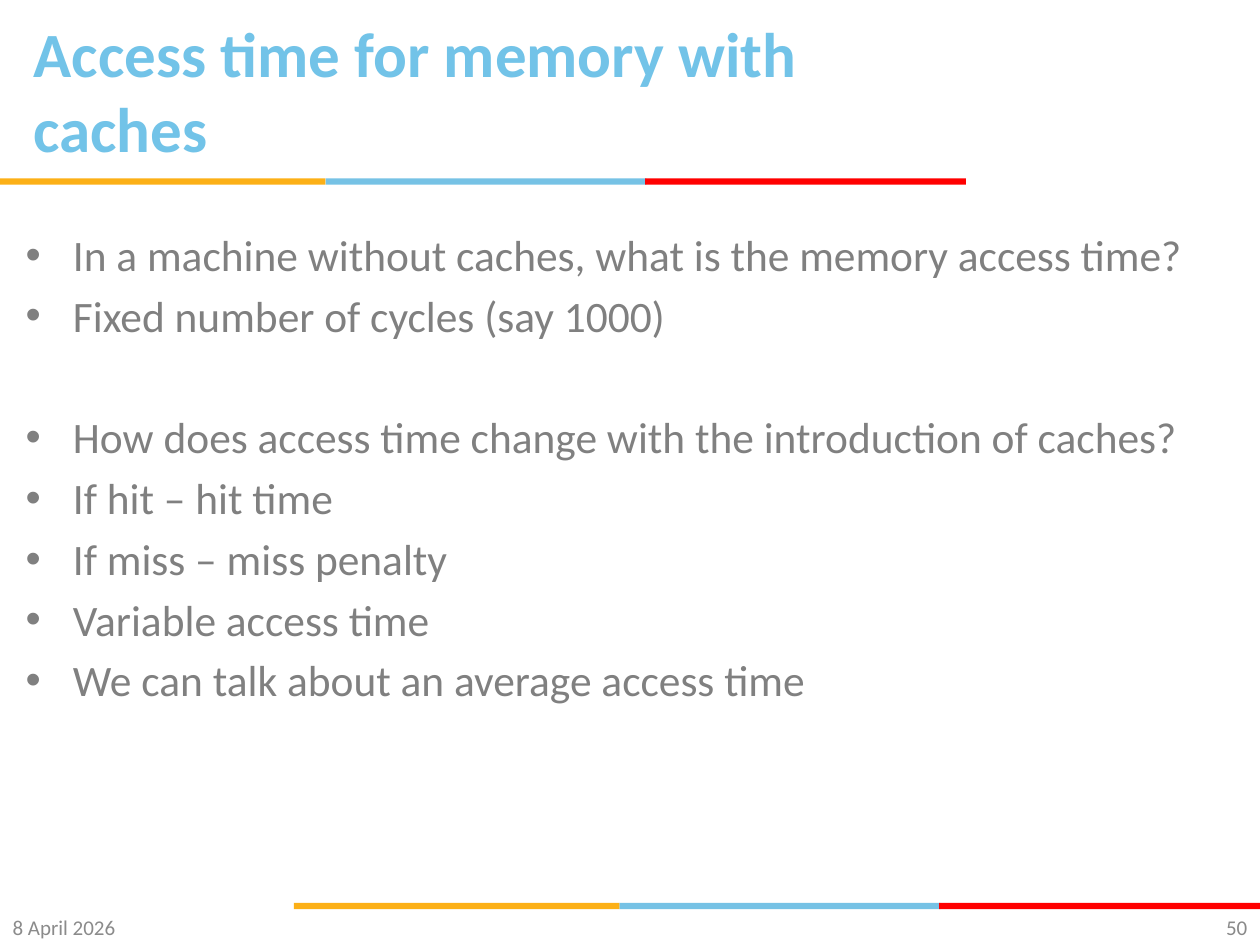
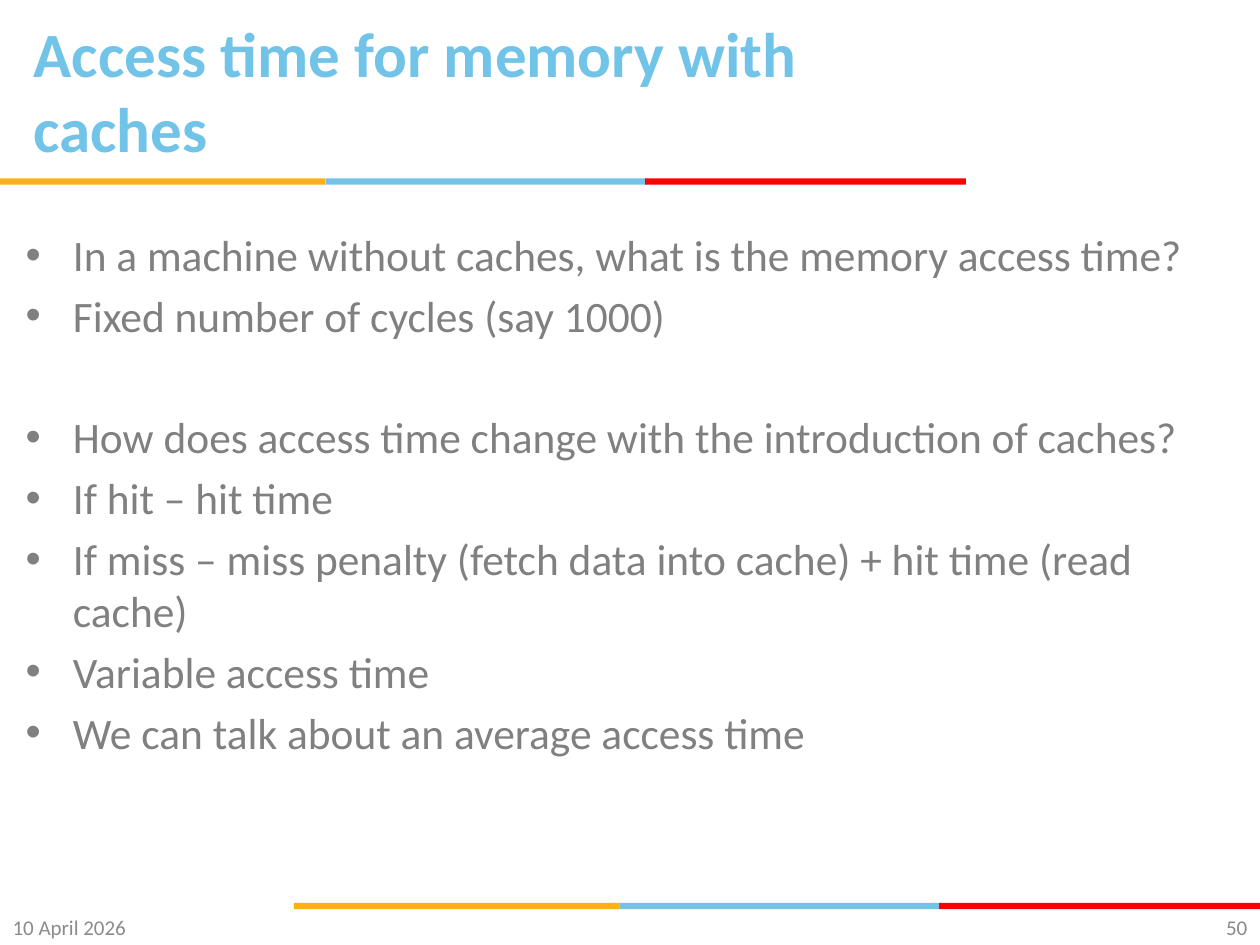
Before and after one commit to gsaurabhr-teaching/csf342-material, a slide deck: slide 50 of Lec-24-29-memory.pptx. Drawn at 1260x945 pixels with LibreOffice and Linux fonts; fonts in the diff are those of the drawing; background and template pictures are left out. Boxes give left, top, right and bottom in pixels: in the first picture for what was removed or moved away, otherwise in the second. Text is boxed around its words. In the diff, an @@ line names an element or a change of style, - is before the commit and + after.

Commit message:
multilevel cache analysis

```diff
--- a/Lec-24-29-memory.pptx
+++ b/Lec-24-29-memory.pptx
@@ text at (73, 543, 1132, 633): text changed @@
-• If miss – miss penalty
+• If miss – miss penalty (fetch data into cache) + hit time (read cache)
@@ text at (13, 920, 126, 939): text changed @@
-8 April 2026
+10 April 2026
```
Also in this commit, not shown: 69 other slides changed, 1 slide added.
